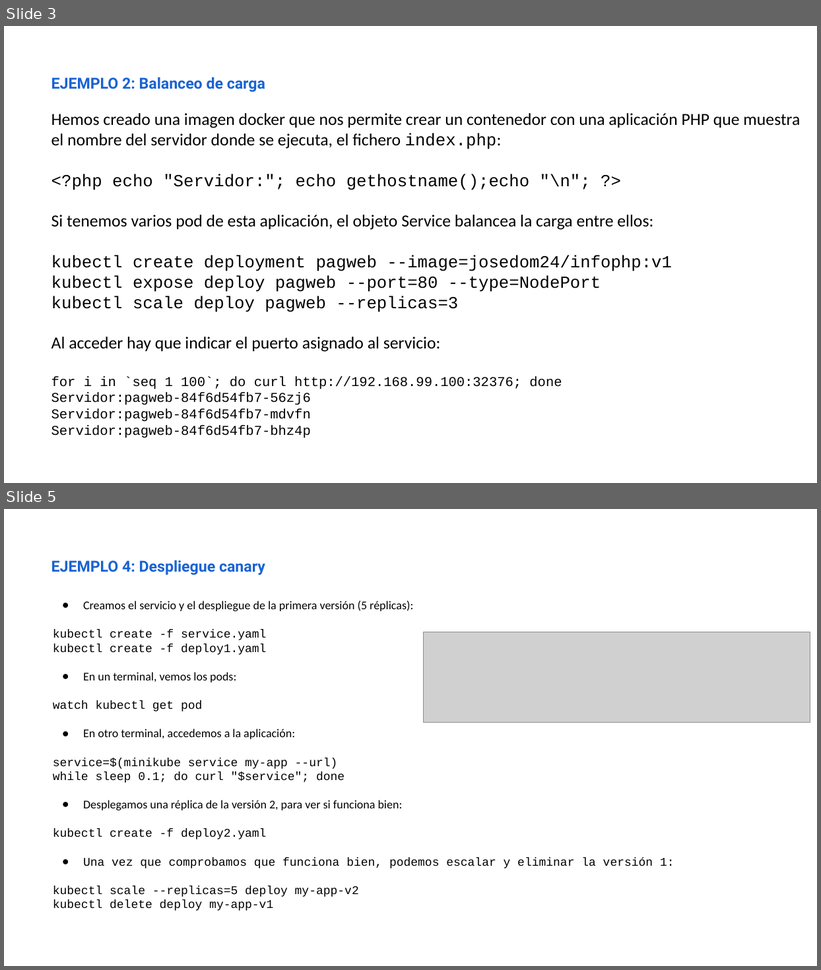
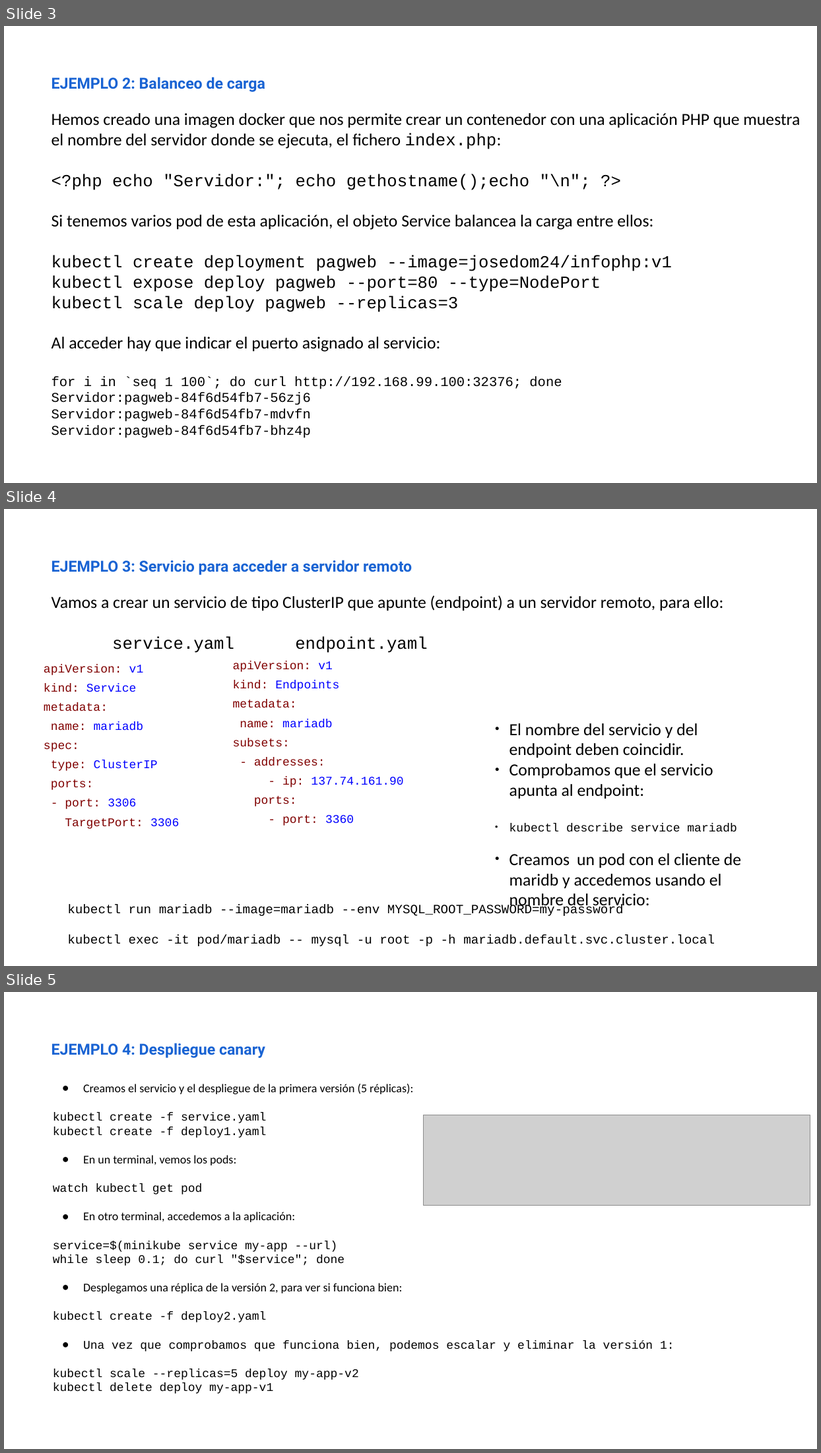
Before and after one commit to iesgn/curso_kubernetes_2020, a slide deck: unidad4/presentacion_unidad4.odp. Shown one above the other, each under a label of ours: slides 3 and 5 before the commit, slides 3, 4 and 5 after it; the slides between them are not shown. The pictures are 821x970 and 821x1453 pixels, drawn with LibreOffice and Linux fonts; fonts in the diff are those of the drawing; grey boxes stand for pictures. Boxes give left, top, right and bottom in pixels: in the first picture for what was removed or moved away, otherwise in the second. Text is boxed around its words. In the diff, an @@ line names an element or a change of style, - is before the commit and + after.

Commit message:
Ejemplo 3: Acceso a servidor remoto

```diff
--- a/unidad4/presentacion_unidad4.odp
+++ b/unidad4/presentacion_unidad4.odp
@@ slide 4 added at (4,509,817,966), background #FFFFFF @@
@@ text added at (52,560,412,575), 18 pt, text #1963D3, bold @@
+EJEMPLO 3: Servicio para acceder a servidor remoto
@@ text added at (52,595,723,653), 20 pt, text #000000 @@
+Vamos a crear un servicio de tipo ClusterIP que apunte (endpoint) a un servidor remoto, para ello:
+service.yaml endpoint.yaml
@@ text added at (44,664,179,829), 14 pt, text #800000 @@
+apiVersion: v1
+kind: Service
+metadata:
+name: mariadb
+spec:
+type: ClusterIP
+ports:
+- port: 3306
+TargetPort: 3306
@@ text added at (233,661,403,826), 14 pt, text #800000 @@
+apiVersion: v1
+kind: Endpoints
+metadata:
+name: mariadb
+subsets:
+- addresses:
+- ip: 137.74.161.90
+ports:
+- port: 3360
@@ text added at (510,723,741,910), 20 pt, text #000000 @@
+● El nombre del servicio y del endpoint deben coincidir.
+● Comprobamos que el servicio apunta al endpoint:
+● kubectl describe service mariadb
+● Creamos un pod con el cliente de maridb y accedemos usando el nombre del servicio:
@@ text added at (67,904,715,947), 15 pt, text #000000 @@
+kubectl run mariadb --image=mariadb --env MYSQL_ROOT_PASSWORD=my-password
+kubectl exec -it pod/mariadb -- mysql -u root -p -h mariadb.default.svc.cluster.local
```
Also in this commit, not shown: 1 slide removed, 4 other files.
